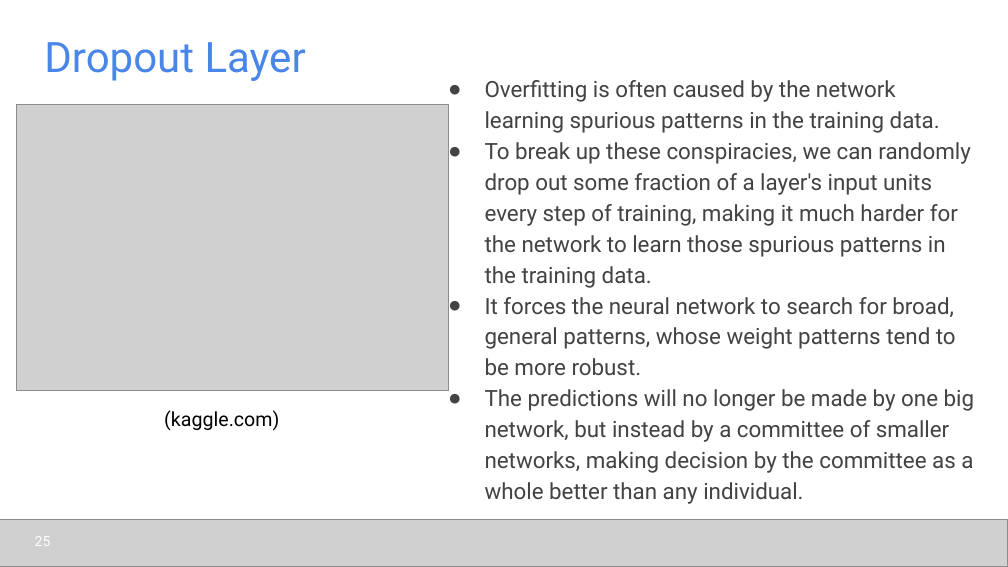
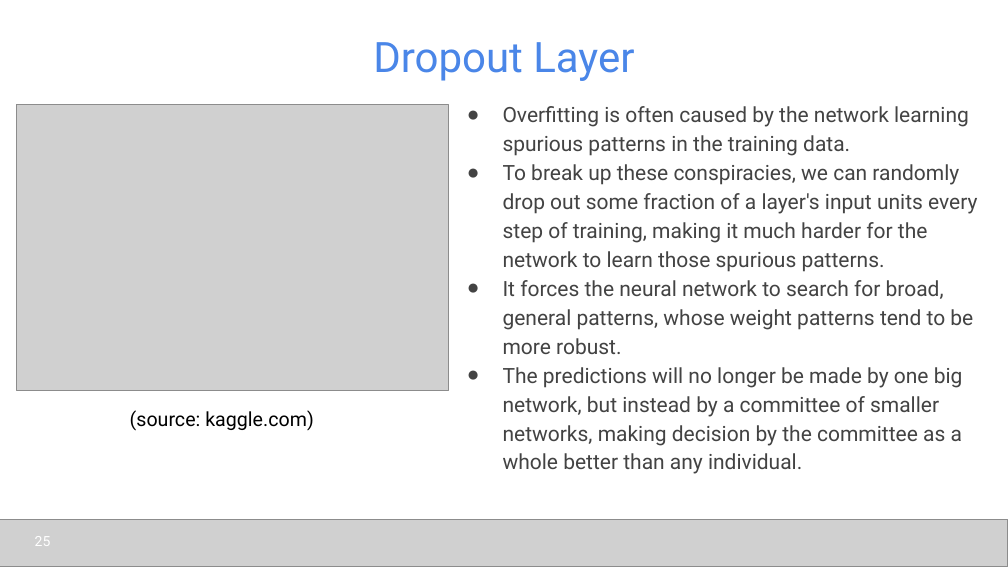
Before and after one commit to udel-cbcb/al_ml_workshop, a slide deck: slide 25 of Day_5/Lectures/Day_5_Lecture_1_Introduction_to_Deep_Learning.pptx. Drawn at 1008x567 pixels with LibreOffice and Linux fonts; fonts in the diff are those of the drawing; grey boxes stand for pictures. Boxes give left, top, right and bottom in pixels: in the first picture for what was removed or moved away, otherwise in the second. Text is boxed around its words. In the diff, an @@ line names an element or a change of style, - is before the commit and + after.

```diff
--- a/Day_5/Lectures/Day_5_Lecture_1_Introduction_to_Deep_Learning.pptx
+++ b/Day_5/Lectures/Day_5_Lecture_1_Introduction_to_Deep_Learning.pptx
@@ title "Dropout Layer" at [373,42,634,81]: alignment left to centre @@
@@ text "Overfitting is often caused by ...": place and size @@
-text "Overfitting is often caused by ..." at [485,80,975,504]
+text "Overfitting is often caused by ..." at [503,106,977,474]
@@ text at [503,106,973,474]: size 16 to 15 pt in "Overfitting is often caused by the network ...", "It forces the neural network to search ...", "The predictions will no longer be made ..."; indent changed @@
@@ text at [503,164,977,272]: text changed; size 16 to 15 pt @@
-● To break up these conspiracies, we can randomly drop out some fraction of a layer's input units every step of training, making it much harder for the network to learn those spurious patterns in the training data.
+● To break up these conspiracies, we can randomly drop out some fraction of a layer's input units every step of training, making it much harder for the network to learn those spurious patterns.
@@ text at [130,410,314,431]: text changed @@
-(kaggle.com)
+(source: kaggle.com)
```
Also in this commit, not shown: 25 other slides changed, 1 slide added, 3 other files.
